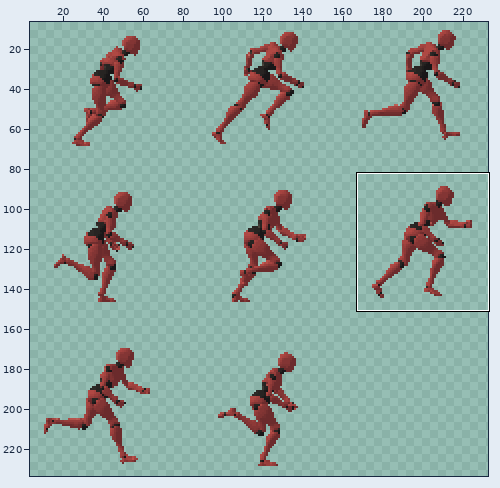
Sprite sheet: scinese/Assets/Animation/ariana_anim/sprite_sheets/run_right.png. Above: a wide view before the commit, with the close-up outlined.
Close-up. Before the edit:
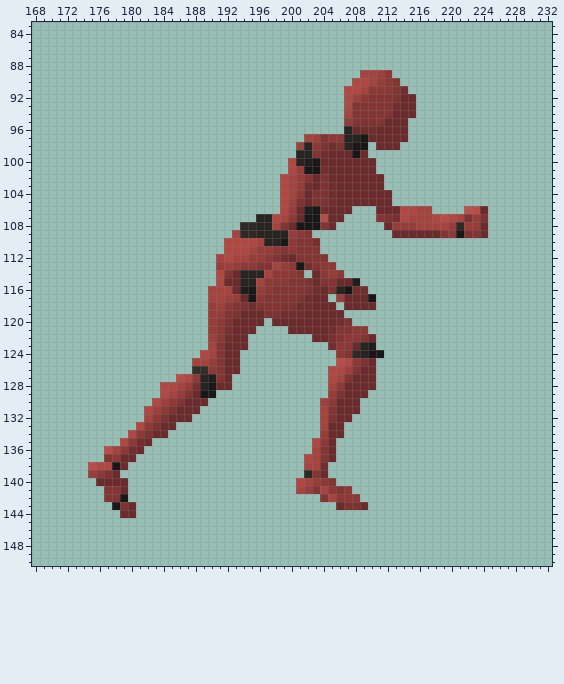
The file is 240x240 pixels. Colours within 5 levels of each other are drawn and written as one. Shown: x 168..232, y 83..150. The wide view leaves out empty margins. The commit also changed other parts of the picture, which this record leaves out.
And afterwards:
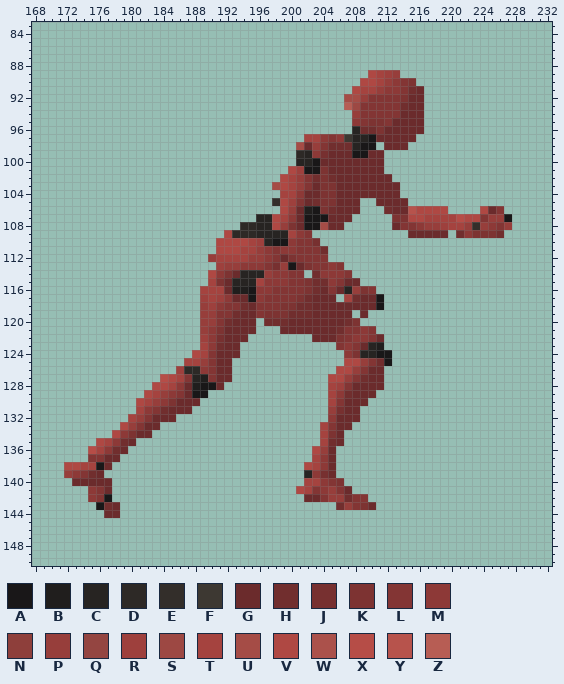
Palette (. is transparent): A #191718  B #201e1d  C #272422  D #2d2926  E #332e2a  F #3d3832  G #6b2b2c  H #712e2e  J #773030  K #7d3332  L #833534  M #8d3937  N #8e3f3b  P #973e3b  Q #944541  R #9e403d  S #9d4843  T #a5433f  U #a54c46  V #af4843  W #ab514b  X #b64d47  Y #b7534c  Z #b75d54
Edits made:
y 89: x 209..213 TTRM. -> .VTRP
y 90: x 208 V -> .; x 210..215 TPML.. -> VTPMLK
y 91: x 207 V -> .; x 210..211 MM -> TP; x 213..216 LH.. -> MLHG
y 92: x 208..209 RM -> UP; x 213..214 KG -> LK; x 216 . -> G
y 93: x 207..208 UL -> ZS; x 213..214 HG -> LH; x 216 . -> G
y 94: x 207..208 SL -> .P; x 213 G -> L; x 216 . -> G
y 95: x 207..209 NLK -> .ML; x 211..212 LG -> KL; x 215..216 .. -> GG
y 96: x 207..208 CG -> .C; x 211 G -> K; x 215..216 .. -> GG
y 97: x 203..205 RLM -> TML; x 207 C -> F; x 209..210 AG -> CA; x 215 . -> G
y 98: x 201..204 QCMK -> UGPL; x 206..208 KCA -> HHC; x 210..211 .G -> A.; x 214 . -> G
y 99: x 201 C -> D; x 203..204 LH -> MJ; x 209..211 G.. -> AGG
y 100: x 200 V -> .; x 202 B -> C; x 211 . -> G
y 101: x 201 P -> R; x 204 H -> K; x 211 . -> G
y 102: x 203 G -> H; x 205 G -> H; x 212 . -> G
y 103: x 198 . -> U; x 202 H -> L; x 205 H -> K; x 212..213 .. -> GG
y 104: x 199 V -> T; x 203 K -> G; x 205 H -> K; x 213 . -> G
y 105: x 198 . -> E; x 201 K -> L; x 203 K -> H; x 205 H -> K; x 209..210 GG -> ..; x 213..214 .. -> GG
y 106: x 204..205 HG -> KH; x 208 . -> G; x 211..212 GG -> .H; x 214..219 VVTT.. -> GYVVVV; x 222..226 YXG.. -> ..VGL
y 107: x 204 W -> A; x 207 . -> G; x 211..216 LKJVTT -> ..KKVV; x 218..227 VXVTKPK... -> TTTXVVLPPA
y 108: x 198..201 TLGA -> VPKG; x 204 L -> U; x 206 . -> G; x 212..221 GPPPTTTTPD -> .GLLMPPRTT; x 223..227 PG... -> EPMLP
y 109: x 192..193 .T -> VD; x 200 P -> T; x 213..214 GG -> ..; x 219..226 LMAKLG.. -> G.HMKKKH
y 110: x 191 . -> V; x 195..196 VT -> TR; x 198 C -> A
y 111: x 191 . -> V; x 194 V -> T; x 197..199 PML -> MLM; x 204 . -> H
y 112: x 190 . -> P; x 192 V -> T; x 199..200 HG -> GK
y 113: x 191..192 PR -> RP; x 196 L -> M; x 198 T -> J; x 200..202 MAJ -> AGK; x 204 M -> L; x 206 . -> L
y 114: x 190..192 .VL -> VMK; x 197 T -> P; x 200 M -> L; x 203 G -> H; x 205 P -> M; x 207 . -> L
y 115: x 190..191 .V -> TK; x 193 G -> C; x 203..206 GLLG -> HHML; x 208 B -> G
y 116: x 189 . -> T; x 192..193 TG -> GB; x 196 P -> M; x 205..210 KCAHH. -> LGCPKL
y 117: x 189 . -> R; x 191..193 TRP -> RMG; x 205..208 .PGG -> G.TH; x 210..211 A. -> GA
y 118: x 189..192 .PRM -> PRML; x 194..195 KH -> HG; x 206 . -> G; x 211 . -> A
y 119: x 189 . -> P; x 191 P -> L; x 193 K -> H; x 196 G -> L; x 199 H -> K; x 202 G -> H; x 207 . -> G; x 209 . -> G
y 120: x 189 . -> P; x 191..192 MK -> LH; x 196..199 G.GG -> .HHH; x 206..208 HK. -> GHK
y 121: x 189..192 .PMJ -> PMKG; x 199 . -> G; x 205..206 HL -> GH; x 208 M -> L; x 210 . -> L
y 122: x 189..192 .RMH -> RMJG; x 205..207 JLM -> GKL; x 209..211 LG. -> MLG
y 123: x 189..191 .TL -> TMH; x 194 G -> .; x 205..206 HM -> .L; x 208..211 GCB. -> LGCB
y 124: x 188..191 .VTL -> VTLG; x 206..208 MLD -> .MK; x 210 A -> C; x 212 . -> A
y 125: x 187 . -> T; x 189..191 TPL -> PLG; x 193 G -> .; x 206 X -> .; x 208..212 MKG.. -> VPLHA
y 126: x 186..191 ..EEML -> RDDMLG; x 193 G -> .; x 205 V -> .; x 207..209 RLG -> VPL; x 211 . -> G
y 127: x 184..191 ..XVMCBL -> XVTLCBLG; x 206..209 TLGG -> VPLH; x 211 . -> G
y 128: x 183 . -> V; x 185..189 VTPJC -> TMGBA; x 192 G -> .; x 206..207 MG -> RL; x 211 . -> G
y 129: x 182..188 ..VTPLG -> VTPMLGA; x 190 A -> .; x 205..207 PKG -> TMH; x 210 . -> G
y 130: x 181..186 ..VRML -> VTPMKG; x 189 G -> .; x 204..206 RMG -> .TL; x 209 . -> G
y 131: x 181..185 .VRMK -> TMLHG; x 188 G -> .; x 204..206 TLG -> .PJ
y 132: x 180..184 ..TMK -> TPLGG; x 186..187 GG -> ..; x 204..205 TK -> .M; x 208 . -> G
y 133: x 179..185 ..VMKGG -> VPLGG..; x 205 G -> L; x 207 . -> G
y 134: x 178..184 ..VMKGG -> VMKGG..; x 204..205 PG -> TK
y 135: x 176..182 ...VMHG -> VTMHG..; x 203..206 VMG. -> .THG
y 136: x 175..181 ..XTMHG -> XTMHG..; x 203..204 TL -> VP
y 137: x 175..180 ..LMGG -> LLGG..; x 202 V -> .; x 204 L -> M
y 138: x 172..179 ...XVVAG -> VVTTAG..; x 202 T -> V; x 204..205 H. -> MG
y 139: x 172..178 ...PMKG -> PMLHG..; x 202..205 DLG. -> CMJG
y 140: x 173..175 ... -> GGG; x 178..179 GG -> ..; x 201 V -> .; x 203 P -> T; x 206 . -> K
y 141: x 175..179 ..LLG -> MLG..; x 201..202 TP -> VT; x 204..205 TM -> MP; x 207 M -> G
y 142: x 175..179 ..LLA -> MLA..; x 202..203 .. -> GG; x 205..209 TMMM. -> PPHLL
y 143: x 176..180 ..AKG -> AHG..; x 206..210 GKKG. -> HPLKG
y 144: x 177..180 ..GG -> GG..
